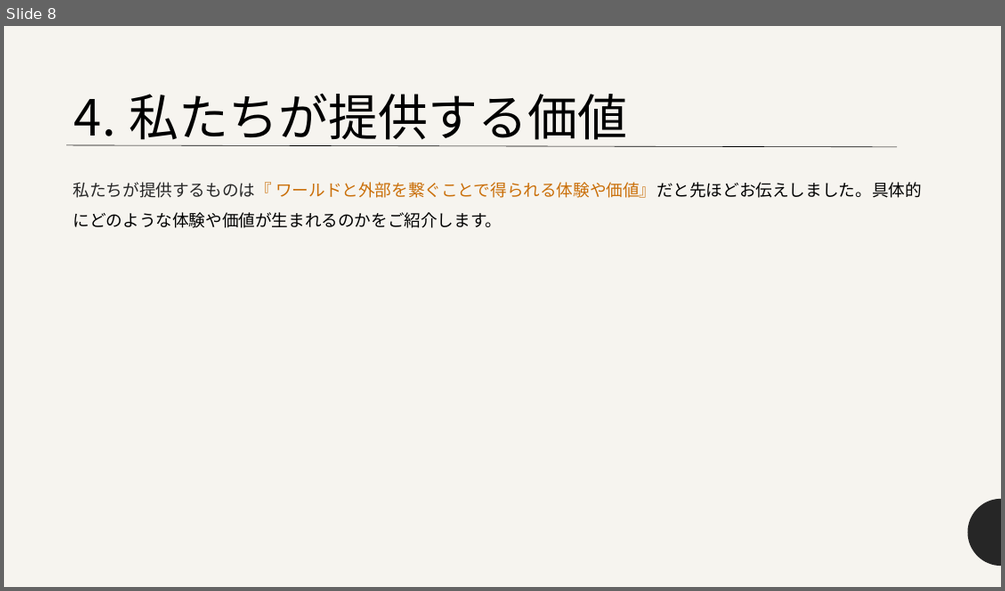
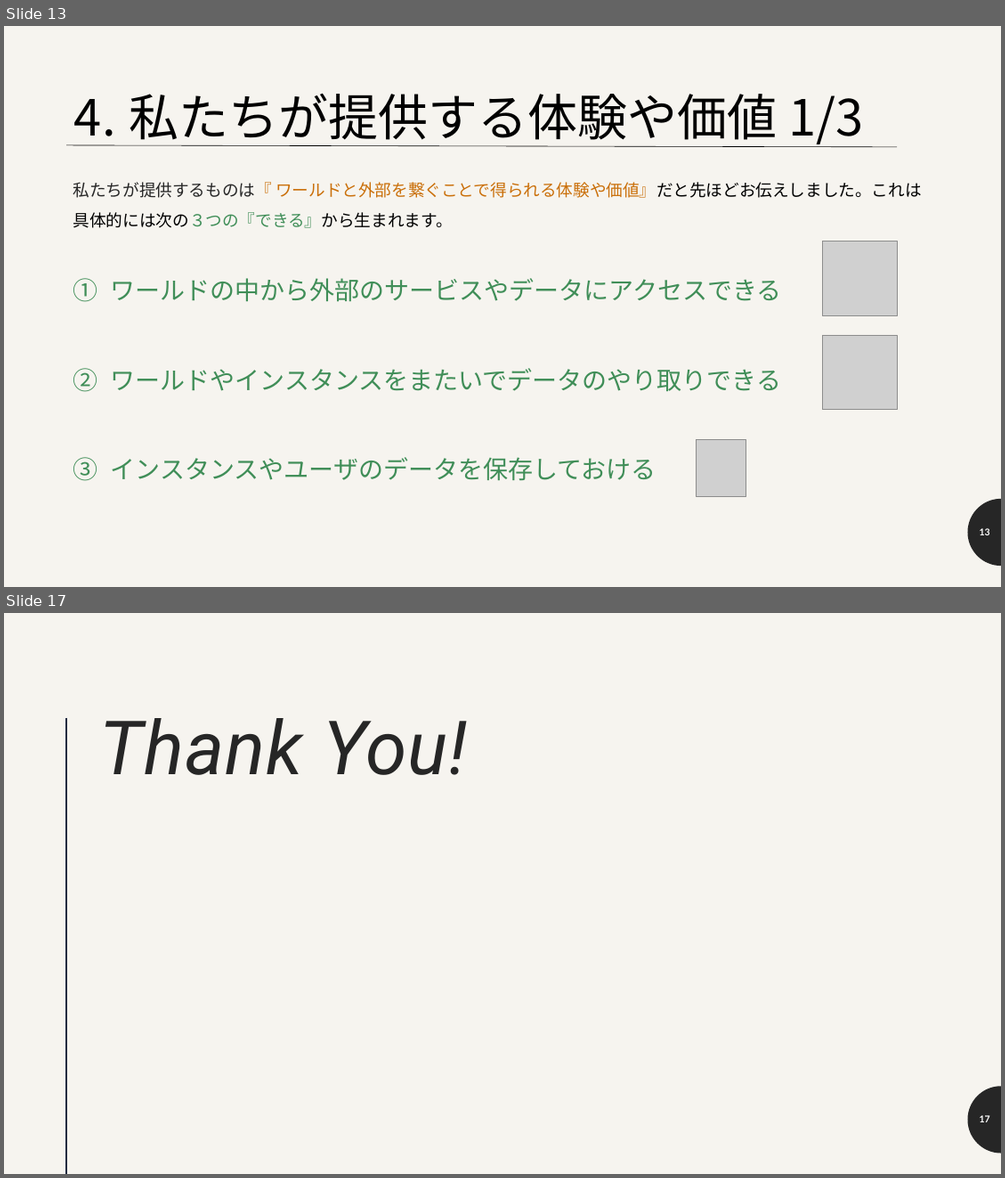
Before and after one commit to nHaruka-git/VRC-Connestions-API-Project-Public-Resources, a slide deck: 対外紹介資料.pptx. Shown one above the other, each under a label of ours: slide 8 before the commit, slides 13 and 17 after it; the slides between them are not shown. The pictures are 1005x591 and 1005x1178 pixels, drawn with LibreOffice and Linux fonts; fonts in the diff are those of the drawing; grey boxes stand for pictures. Boxes give left, top, right and bottom in pixels: in the first picture for what was removed or moved away, otherwise in the second. Text is boxed around its words. In the diff, an @@ line names an element or a change of style, - is before the commit and + after.

```diff
--- a/対外紹介資料.pptx
+++ b/対外紹介資料.pptx
@@ slide 17 added at (4, 613, 1001, 1174), background #F6F4EF @@
@@ line added from (66, 718) to (66, 1174), #232C41 1.5 pt @@
@@ title added at (100, 718, 468, 775), 72 pt, text #262626, italic @@
+Thank You!
@@ freeform shape added at (968, 1086, 1001, 1153), fill #262626 @@
@@ page number added at (979, 1115, 990, 1122), 9 pt, text #FFFFFF, bold @@
+17
@@ what was slide 8 is now slide 13 @@
@@ slide 13 changed as well @@
@@ title at (73, 93, 863, 147): text changed @@
-4. 私たちが提供する価値
+4. 私たちが提供する体験や価値 1/3
@@ text at (73, 182, 922, 481): text changed; size 16 to 24 pt; text colour #000000 to #408E58 @@
-私たちが提供するものは『 ワールドと外部を繋ぐことで得られる体験や価値』だと先ほどお伝えしました。具体的にどのような体験や価値が生まれるのかをご紹介します。
+私たちが提供するものは『 ワールドと外部を繋ぐことで得られる体験や価値』だと先ほどお伝えしました。これは具体的には次の３つの『できる』から生まれます。
+1. ワールドの中から外部のサービスやデータにアクセスできる
+2. ワールドやインスタンスをまたいでデータのやり取りできる
+3. インスタンスやユーザのデータを保存しておける
@@ picture added at (822, 240, 897, 315) @@
@@ picture added at (822, 335, 897, 410) @@
@@ picture added at (696, 439, 745, 496) @@
@@ page number added at (979, 528, 990, 535), 9 pt, text #FFFFFF, bold @@
+13
```
Also in this commit, not shown: 6 other slides changed, 9 other slides added, 2 slides removed, 25 other files.
